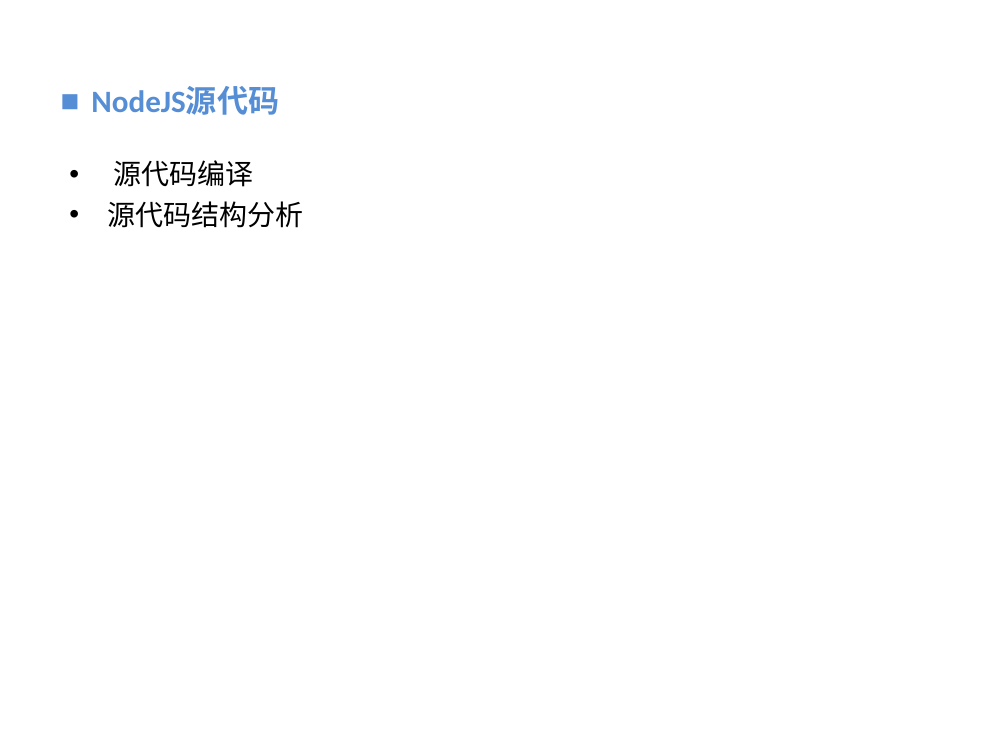
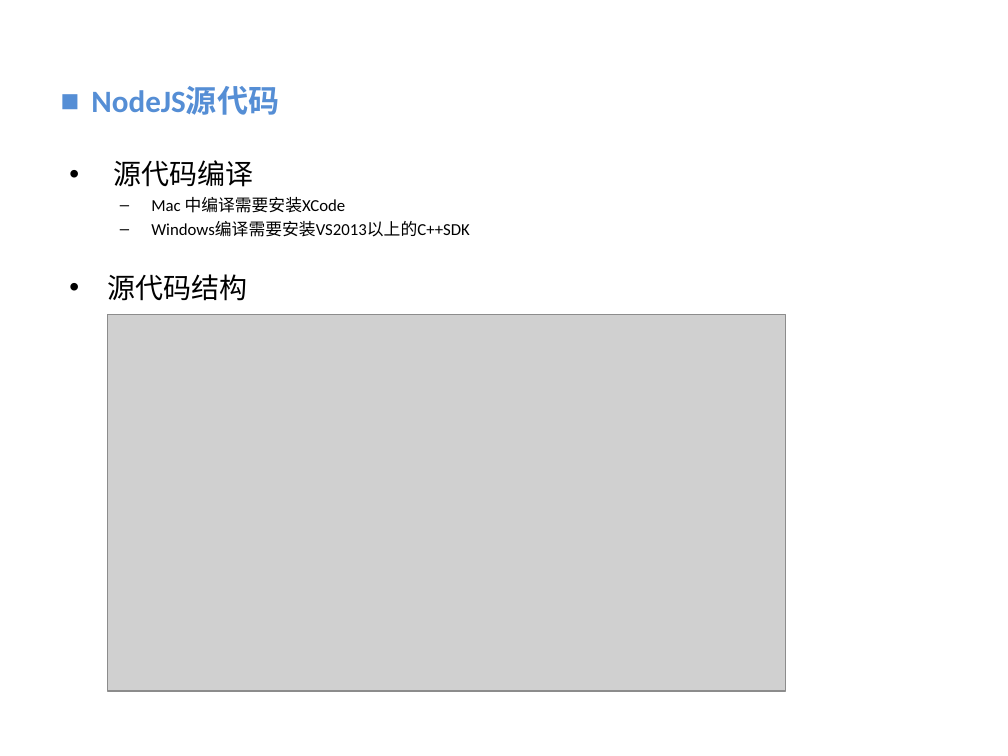
Before and after one commit to vaik/Documents, a slide deck: slide 13 of 我的分享/NodeJS基础概念理解.ppt (slide 12 before the commit). Drawn at 1008x756 pixels with LibreOffice and Linux fonts; fonts in the diff are those of the drawing; grey boxes stand for pictures; background and template pictures are left out. Boxes give left, top, right and bottom in pixels: in the first picture for what was removed or moved away, otherwise in the second. Text is boxed around its words. In the diff, an @@ line names an element or a change of style, - is before the commit and + after.

```diff
--- a/我的分享/NodeJS基础概念理解.ppt
+++ b/我的分享/NodeJS基础概念理解.ppt
@@ text at bbox=[107, 197, 470, 301]: text changed; size 20 to 12 pt @@
-• 源代码结构分析
+  – Mac 中编译需要安装XCode
+  – Windows编译需要安装VS2013以上的C++SDK
+• 源代码结构
@@ picture added at bbox=[107, 314, 785, 691] @@
```
Also in this commit, not shown: 2 other slides changed, 2 slides added, 1 slide removed.
